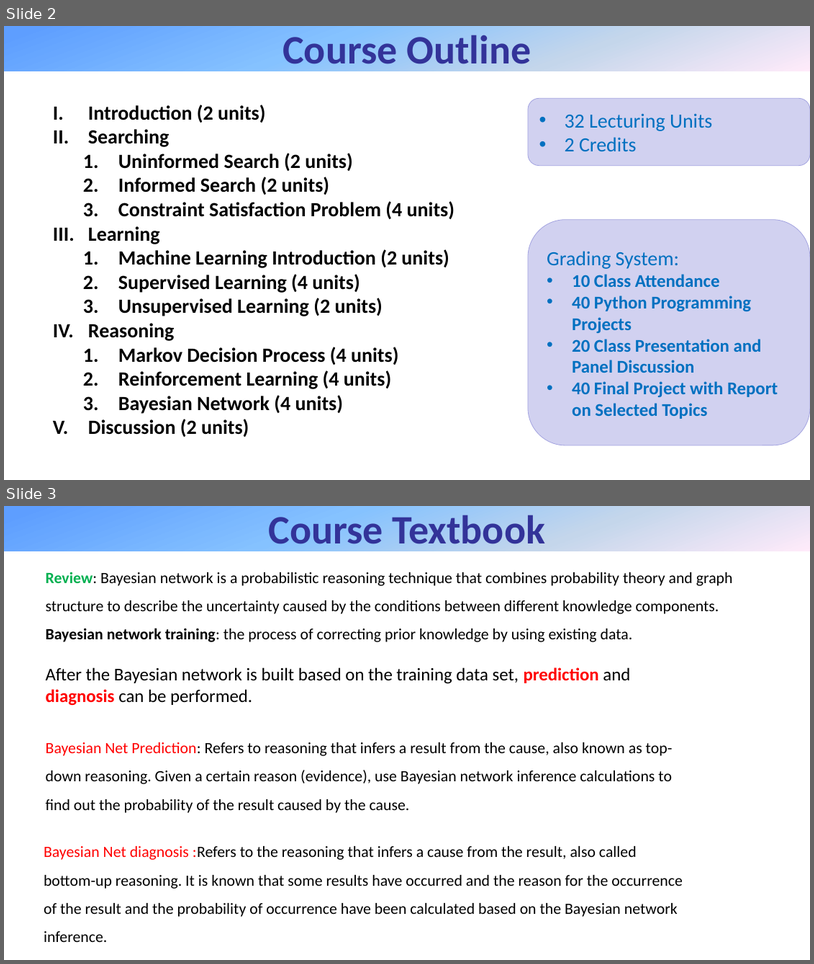
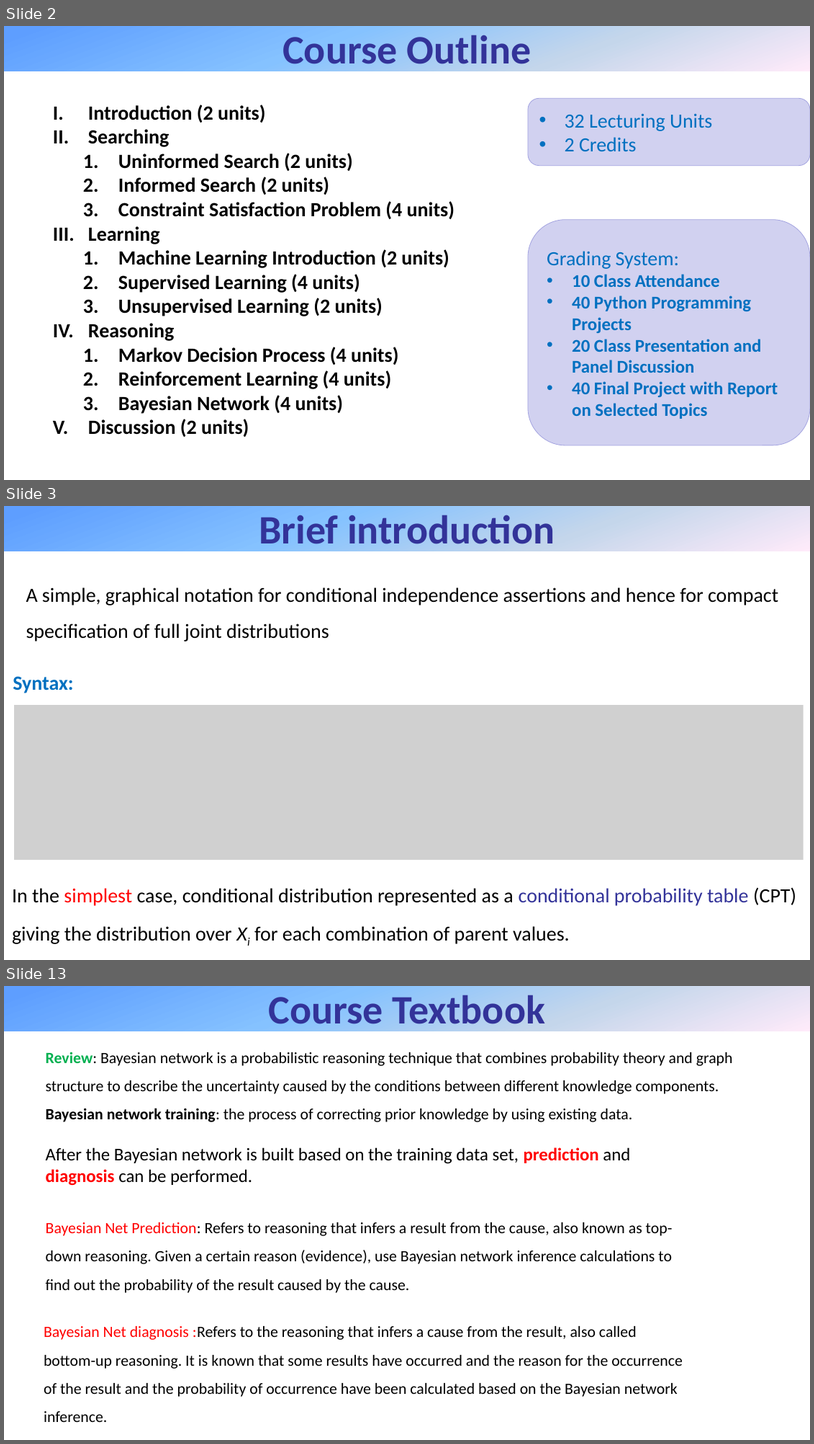
Before and after one commit to WeakX/Notes, a slide deck: ref/BayesNet.pptx. Shown one above the other, each under a label of ours: slides 2 and 3 before the commit, slides 2, 3 and 13 after it; the slides between them are not shown. The pictures are 814x964 and 814x1444 pixels, drawn with LibreOffice and Linux fonts; fonts in the diff are those of the drawing; grey boxes stand for pictures. Boxes give left, top, right and bottom in pixels: in the first picture for what was removed or moved away, otherwise in the second. Text is boxed around its words. In the diff, an @@ line names an element or a change of style, - is before the commit and + after.

```diff
--- a/ref/BayesNet.pptx
+++ b/ref/BayesNet.pptx
@@ slide 3 added at (4,506,810,960), background #FFFFFF @@
@@ rectangle added at (4,506,810,551), fill gradient #5E9EFF to #85C2FF to #C4D6EB to #FFEBFA, 36 pt, text #333399, bold @@
+Brief introduction
@@ text added at (26,587,779,641), 18 pt, text #000000 @@
+A simple, graphical notation for conditional independence assertions and hence for compact specification of full joint distributions
@@ text added at (13,676,73,693), 18 pt, text #0070C0, bold @@
+Syntax:
@@ picture added at (13,705,803,860) @@
@@ text added at (12,887,797,944), 18 pt, text #000000 @@
+In the simplest case, conditional distribution represented as a conditional probability table (CPT) giving the distribution over Xi for each combination of parent values.
@@ what was slide 3 is now slide 13 @@
```
Also in this commit, not shown: 9 other slides added, 1 other file.
